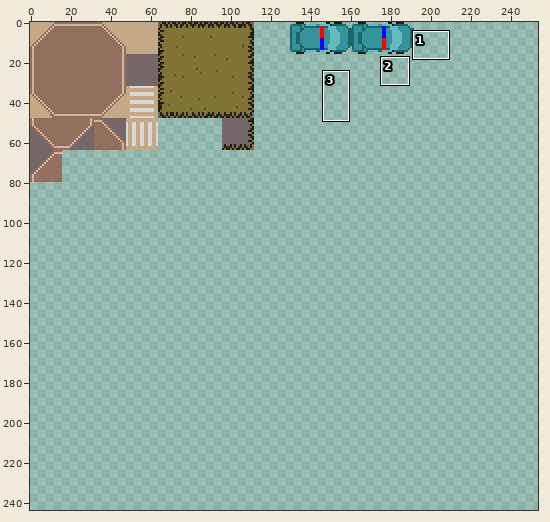
Edited in one commit: pixel-art file (assets/spritesheet.aseprite). The first picture is a wide view before the edit; the outline marks the close-up.
Close-up. Before the edit:
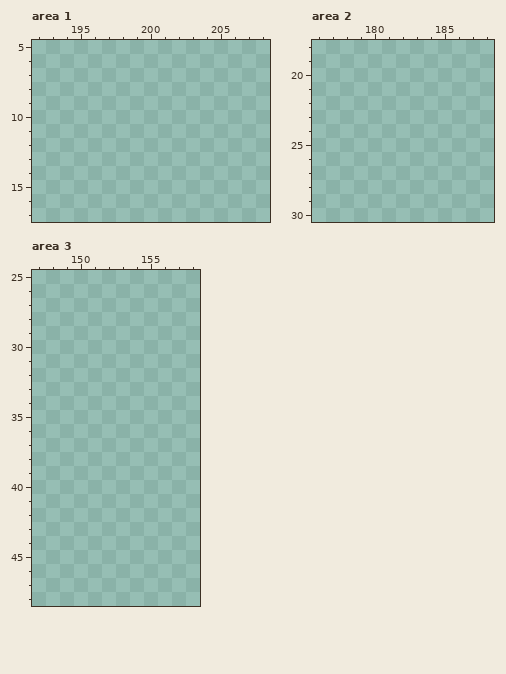
256x256 pixels, 1 frame. Colours within 5 levels of each other are drawn and written as one. Shown: area 1: x 192..208, y 5..17; area 2: x 176..188, y 18..30; area 3: x 147..158, y 25..48. The wide view leaves out empty margins. The commit also changed other parts of the picture, which this record leaves out.
Once edited:
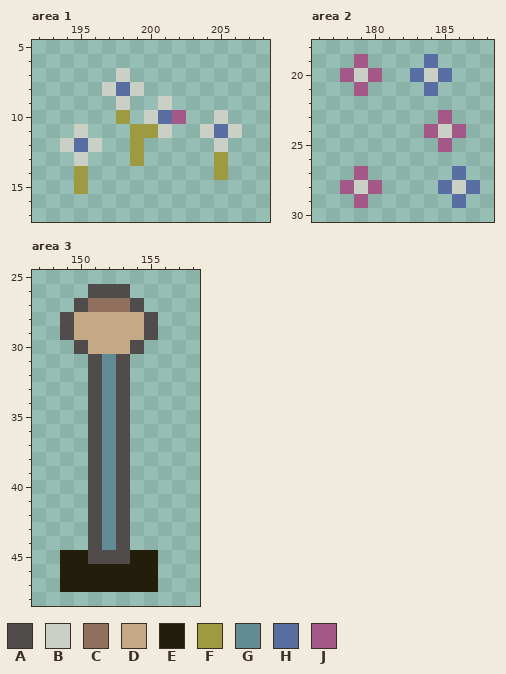
Palette (. is transparent): A #514c4c  B #cad0c5  C #91705d  D #c3a986  E #231e0b  F #9e9a41  G #618c95  H #586ea3  J #a35887
From old to new:
Area 1:
There is now colour B in row 7 at x 198; in row 8 at x 197 and 199; in row 9 at x 198 and 201; in row 10 at x 200 and 205; in row 11 at x 195, 201, 204 and 206; in row 12 at x 194, 196 and 205.
There is now colour B in row 13 at x 195.
There is now colour F in row 10 at x 198; in row 11 at x 199 to 200; in row 12 at x 199; in row 13 at x 199 and 205; in row 14 at x 195 and 205; in row 15 at x 195.
There is now colour H in row 8 at x 198; in row 10 at x 201; in row 11 at x 205; in row 12 at x 195.
There is now colour J in row 10 at x 202.
Area 2:
There is now colour B in row 20 at x 179 and 184; in row 24 at x 185; in row 28 at x 179 and 186.
There is now colour H in row 19 at x 184; in row 20 at x 183 and 185; in row 21 at x 184; in row 27 at x 186; in row 28 at x 185 and 187; in row 29 at x 186.
There is now colour J in row 19 at x 179; in row 20 at x 178 and 180; in row 21 at x 179; in row 23 at x 185; in row 24 at x 184 and 186; in row 25 at x 185.
There is now colour J in row 27 at x 179; in row 28 at x 178 and 180; in row 29 at x 179.
Area 3:
There is now colour A in row 26 at x 151 to 153; in row 27 at x 150 and 154; in rows 28 to 29 at x 149 and 155; in row 30 at x 150 and 154; in rows 31 to 44 at x 151 and 153; in row 45 at x 151 to 153.
There is now colour C in row 27 at x 151 to 153.
There is now colour D in rows 28 to 29 at x 150 to 154; in row 30 at x 151 to 153.
There is now colour E in row 45 at x 149 to 150 and 154 to 155; in rows 46 to 47 at x 149 to 155.
There is now colour G in rows 31 to 44 at x 152.
Changed places in both close-ups, as pixel boxes (x1, y1, x2, y2):
added: (60, 68, 242, 194)
added: (340, 54, 480, 208)
added: (60, 284, 158, 592)
